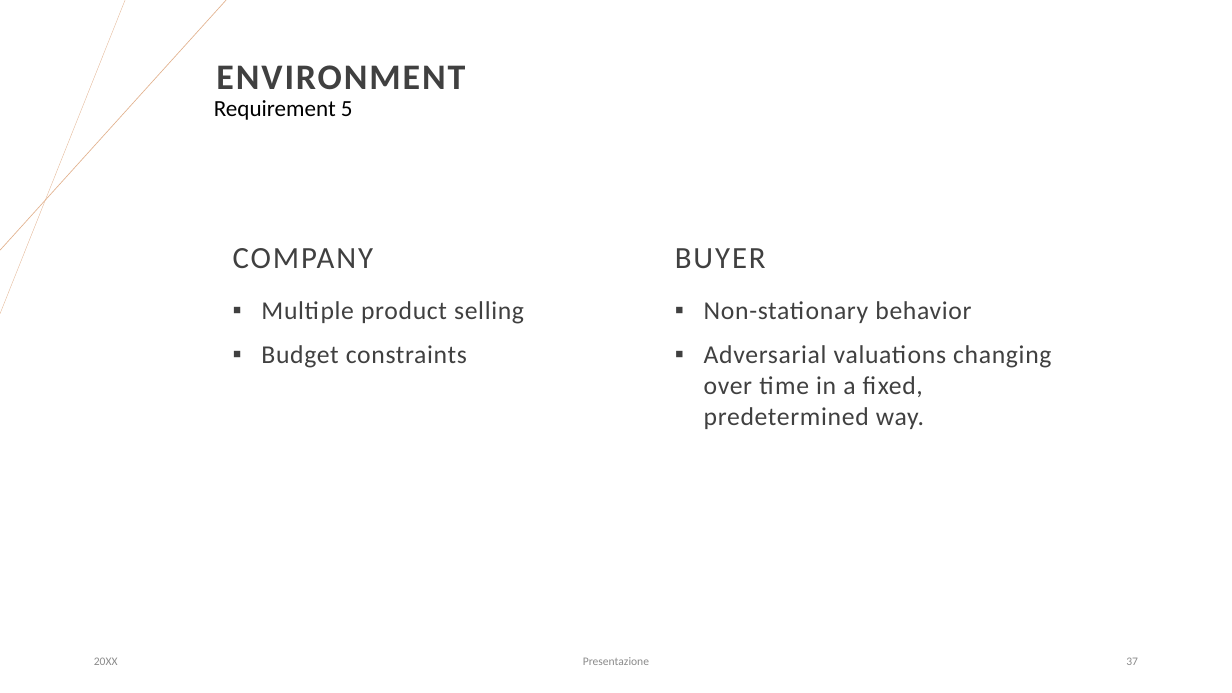
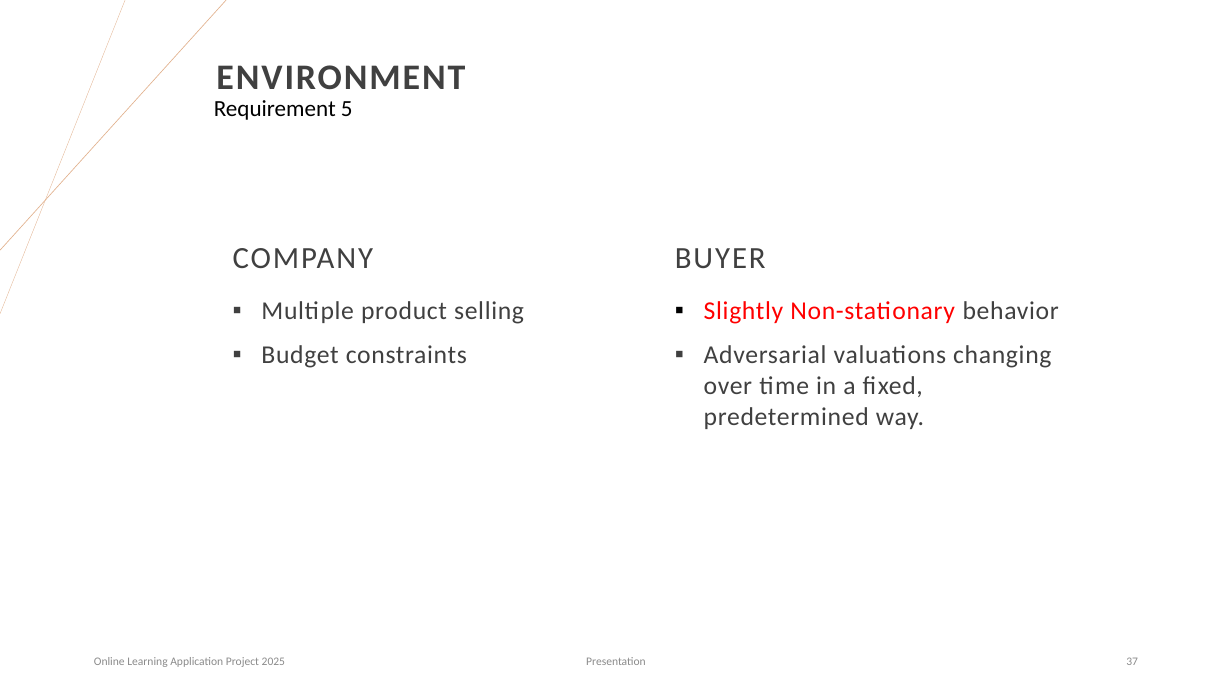
Before and after one commit to matteopasqual02/OLA-2025-project, a slide deck: slide 37 of OLA_Project.pptx. Drawn at 1232x693 pixels with LibreOffice and Linux fonts; fonts in the diff are those of the drawing. Boxes give left, top, right and bottom in pixels: in the first picture for what was removed or moved away, otherwise in the second. Text is boxed around its words. In the diff, an @@ line names an element or a change of style, - is before the commit and + after.

```diff
--- a/OLA_Project.pptx
+++ b/OLA_Project.pptx
@@ text at (704,301,1059,324): text changed; text colour #404040 to #FF0000 @@
-▪ Non-stationary behavior
+▪ Slightly Non-stationary behavior
@@ text at (94,657,285,667): text changed @@
-20XX
+Online Learning Application Project 2025
@@ text at (586,657,646,665): text changed @@
-Presentazione
+Presentation
```
Also in this commit, not shown: 35 other slides changed, 2 slides added, 1 other file.
